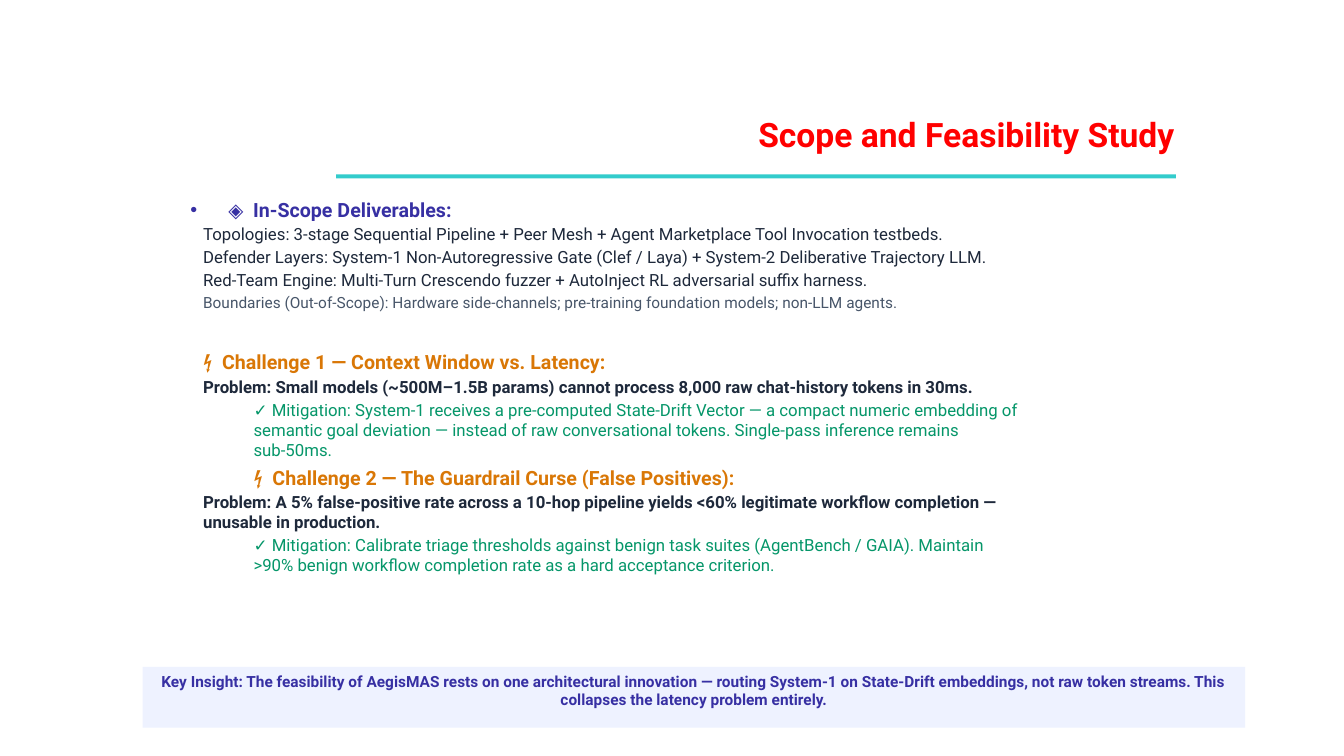
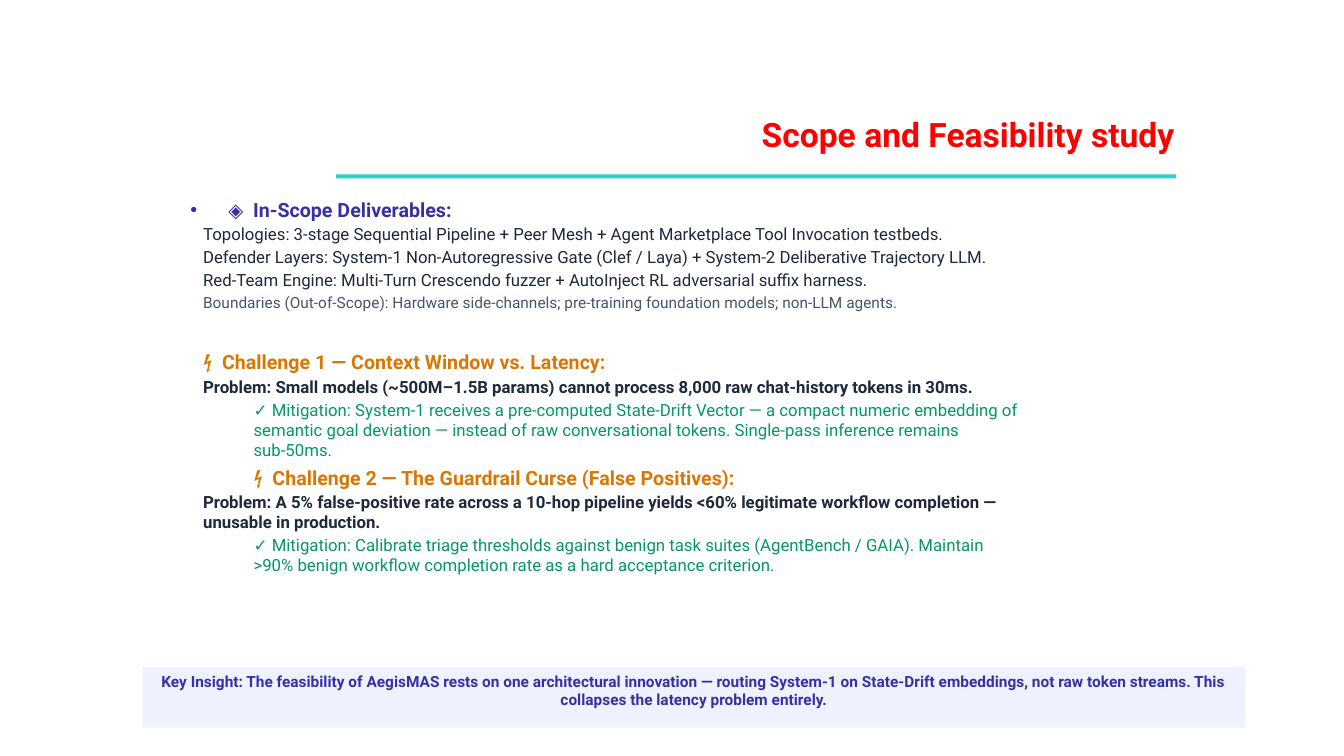
Before and after one commit to neelckr1/capstone_project, a slide deck: slide 4 of AegisMAS_Capstone_Proposal.pptx. Drawn at 1344x756 pixels with LibreOffice and Linux fonts; fonts in the diff are those of the drawing; background and template pictures are left out. Boxes give left, top, right and bottom in pixels: in the first picture for what was removed or moved away, otherwise in the second. Text is boxed around its words. In the diff, an @@ line names an element or a change of style, - is before the commit and + after.

```diff
--- a/AegisMAS_Capstone_Proposal.pptx
+++ b/AegisMAS_Capstone_Proposal.pptx
@@ text at [762,121,1174,154]: text changed @@
-Scope and Feasibility Study
+Scope and Feasibility study
```
Also in this commit, not shown: 6 other slides changed, 18 other files.
